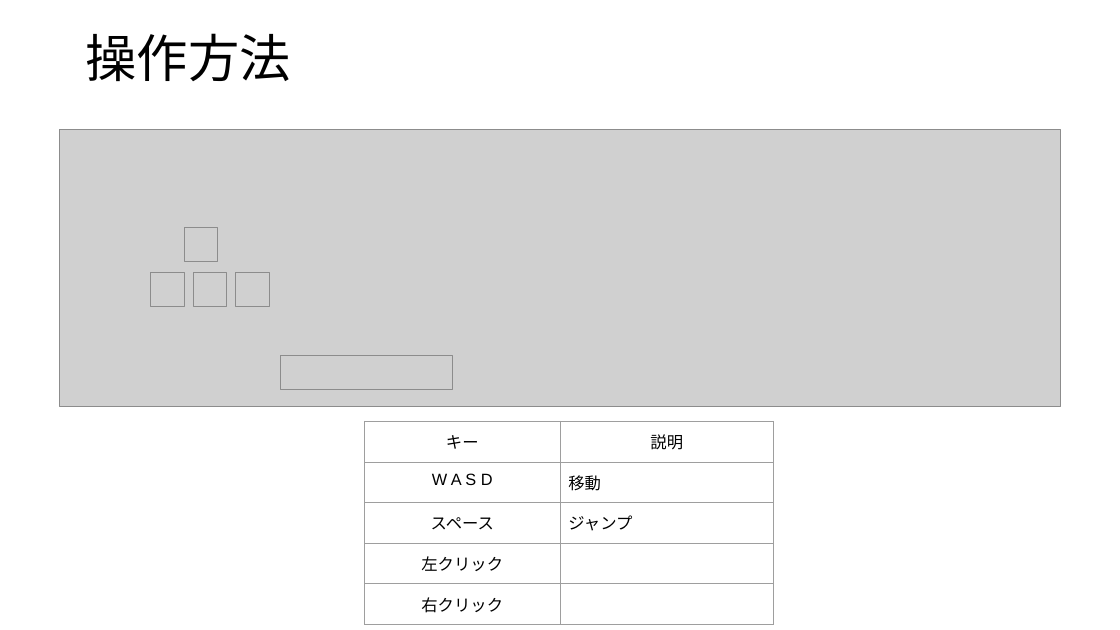
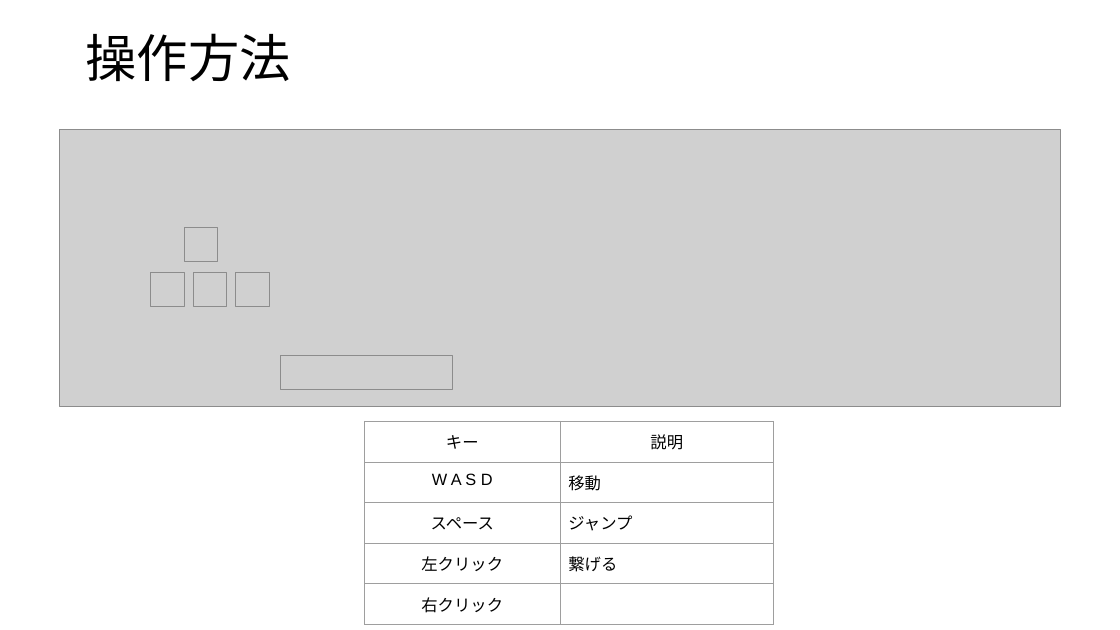
Before and after one commit to 2023Game/13Yoshihara, a slide deck: slide 7 of 3年制前期制作/資料/ゲーム企画書.pptx. Drawn at 1120x630 pixels with LibreOffice and Linux fonts; fonts in the diff are those of the drawing; grey boxes stand for pictures. Boxes give left, top, right and bottom in pixels: in the first picture for what was removed or moved away, otherwise in the second. Text is boxed around its words. In the diff, an @@ line names an element or a change of style, - is before the commit and + after.

```diff
--- a/3年制前期制作/資料/ゲーム企画書.pptx
+++ b/3年制前期制作/資料/ゲーム企画書.pptx
@@ table at bbox=[365, 422, 774, 617] @@
-row 4, column 2: 
+row 4, column 2: 繋げる
```
Also in this commit, not shown: 1 other slide changed, 2 other files.
